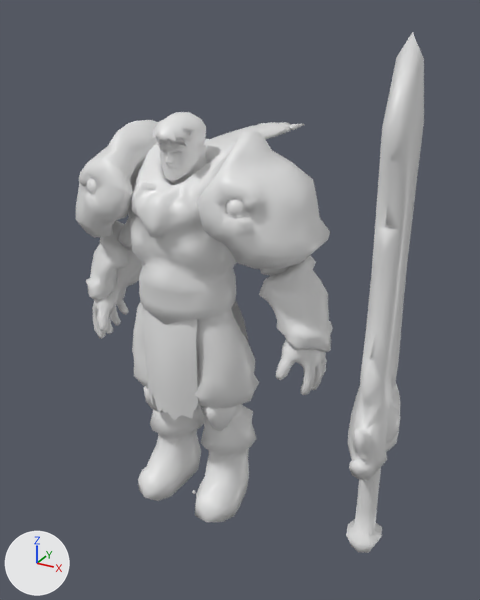
One commit to the FBX model LOL3D/ Content/charactors/garen/base/garen.fbx: the scene before it, then after it.
Before and after are seen from a 50 mm lens placed at (1.69, -2.54, 2.53), pointed at (0.08, 0.41, 1.05). The axes (+X, +Y, +Z) are drawn at lower left. The lights are the same throughout. Where no turn or scale is listed for an object, it has been applied to the vertices. Vertices at the same position are counted once.
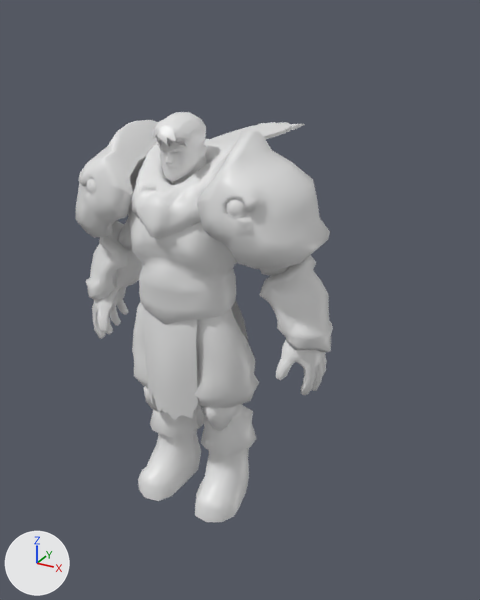
The change in detail:
me_mesh_0 has 3282 vertices, 6336 faces and spans x -0.72..1.11, y -0.26..1.37, z 0.02..2.45.
me_mesh_0 is used by ob_mesh_0; location (0.0, 0.0, 0.0).
me_mesh_0 part 1: the loose piece of 322 vertices spanning x 0.89..1.11, y -0.26..0.26, z 0.03..2.45 is deleted.

Location of each change, [x1, y1, x2, y2] in pixels of the pictures (480 x 600 px):
'Mesh_0', reshaped (26% narrower, 21% shorter): before [75, 32, 424, 553]; after [75, 112, 333, 522]
part 1 of me_mesh_0, deleted: before [346, 32, 424, 553]
